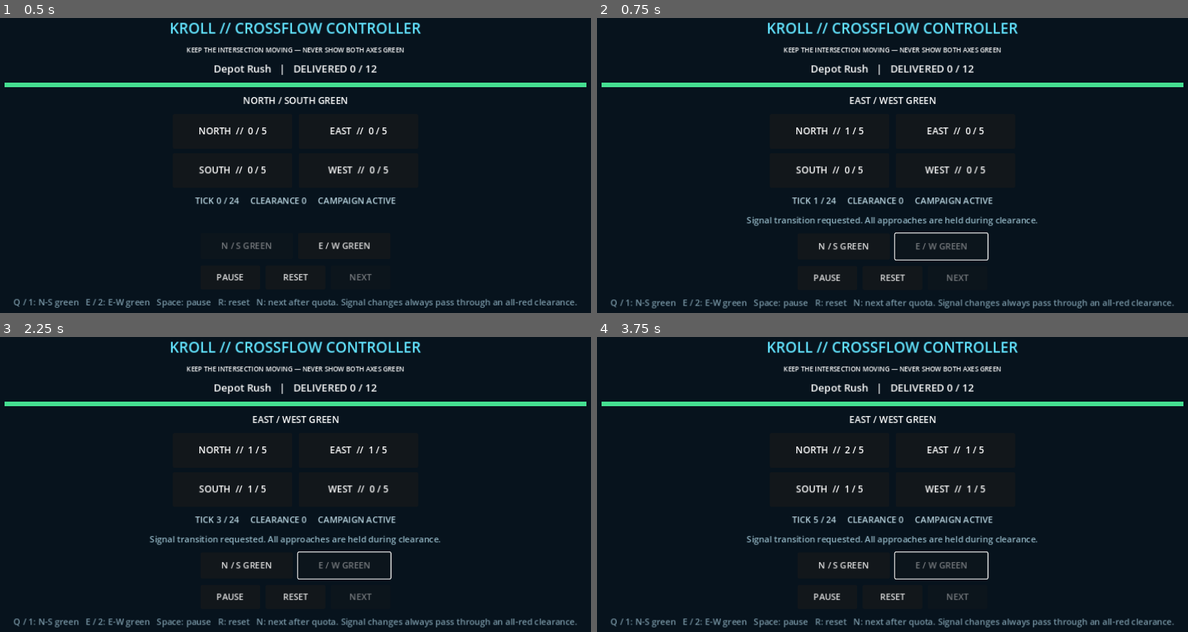
Above: before the commit, frames 1-4 (two rows, left to right).
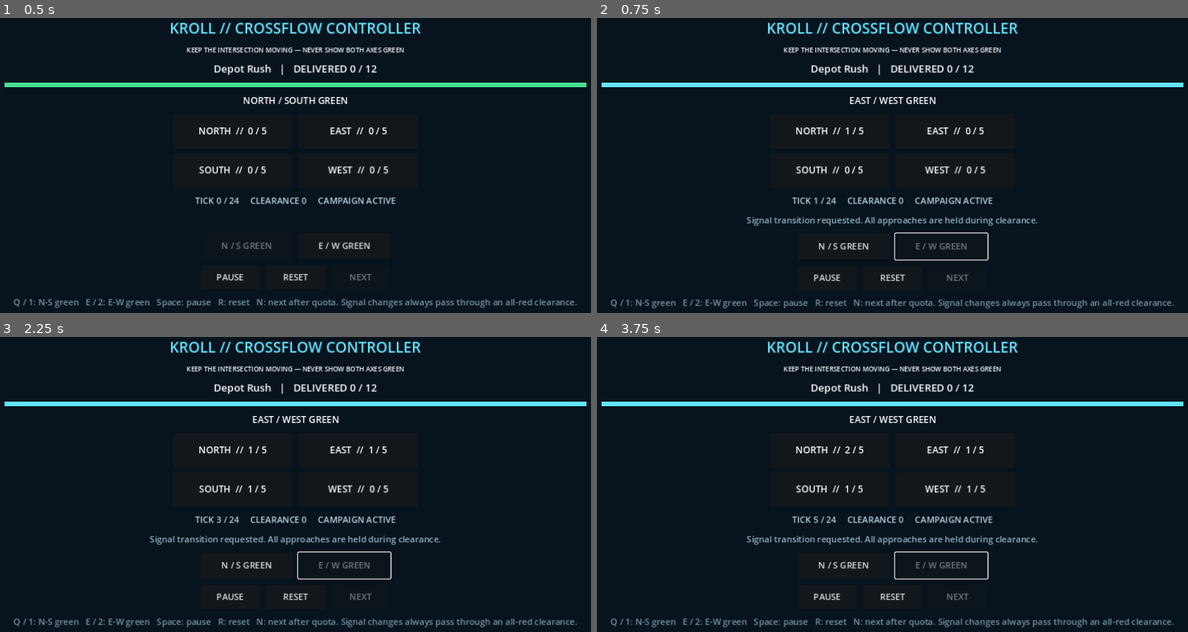
Above: after the commit, the same moments.

Repository: qaqp980520-prog/2126-Survival
Game: Godot game, scene res://main.tscn
Two runs of this game, one before a commit and one after it. Both use one fixed random seed, a clock stepped at 60 frames per second and the inputs below.
Inputs:
- Up to frame 1 (0.5 s): no input
- Up to frame 2 (0.75 s): click "E / W GREEN" at 0.5 s
- Up to frame 3 (2.25 s): click "N / S GREEN" at 1.25 s; click "E / W GREEN" at 2 s
- Up to frame 4 (3.75 s): click "N / S GREEN" at 2.75 s; click "E / W GREEN" at 3.5 s

Frame 1 is identical in both runs. In frame 2, 1.5% of the frame differs, in the area x 0-100%, y 21-24%; in frame 3, 1.5%; in frame 4, 1.5%.

Commit message:
Run 76: polish Crossflow signal UI and campaign state

Diff:
--- a/daily_games/KROLL_Crossflow_Controller/daily_games/KROLL_Crossflow_Controller/main.gd
+++ b/daily_games/KROLL_Crossflow_Controller/daily_games/KROLL_Crossflow_Controller/main.gd
@@ -26,7 +26,7 @@
 	_timer.wait_time = 0.72
 	_timer.one_shot = false
 	add_child(_timer)
-	_timer.timeout.connect(step_once)
+	_timer.timeout.connect(_on_tick_timeout)
 	_timer.start()
 	_refresh_ui()
 
@@ -190,7 +190,7 @@
 	_refresh_ui()
 
 func advance_level() -> bool:
-	if str(_state.get("status", "")) != "won":
+	if _campaign_complete or str(_state.get("status", "")) != "won":
 		return false
 	var next_index: int = int(_state.get("level_index", 0)) + 1
 	if next_index >= RulesScript.get_level_count():
@@ -238,7 +238,7 @@
 		RulesScript.PHASE_NS_GREEN:
 			_phase_light.color = Color("#45df91")
 		RulesScript.PHASE_EW_GREEN:
-			_phase_light.color = Color("#45df91")
+			_phase_light.color = Color("#63e5ff")
 		RulesScript.PHASE_CLEARANCE:
 			_phase_light.color = Color("#f4c65e")
 		_:
@@ -264,4 +264,4 @@
 	if _pause_button != null:
 		_pause_button.text = "RESUME" if _paused else "PAUSE"
 	if _next_button != null:
-		_next_button.disabled = str(_state.get("status", "")) != "won"
+		_next_button.disabled = str(_state.get("status", "")) != "won" or _campaign_complete
--- a/daily_games/KROLL_Crossflow_Controller/main.gd
+++ b/daily_games/KROLL_Crossflow_Controller/main.gd
@@ -26,7 +26,7 @@
 	_timer.wait_time = 0.72
 	_timer.one_shot = false
 	add_child(_timer)
-	_timer.timeout.connect(step_once)
+	_timer.timeout.connect(_on_tick_timeout)
 	_timer.start()
 	_refresh_ui()
 
@@ -190,7 +190,7 @@
 	_refresh_ui()
 
 func advance_level() -> bool:
-	if str(_state.get("status", "")) != "won":
+	if _campaign_complete or str(_state.get("status", "")) != "won":
 		return false
 	var next_index: int = int(_state.get("level_index", 0)) + 1
 	if next_index >= RulesScript.get_level_count():
@@ -238,7 +238,7 @@
 		RulesScript.PHASE_NS_GREEN:
 			_phase_light.color = Color("#45df91")
 		RulesScript.PHASE_EW_GREEN:
-			_phase_light.color = Color("#45df91")
+			_phase_light.color = Color("#63e5ff")
 		RulesScript.PHASE_CLEARANCE:
 			_phase_light.color = Color("#f4c65e")
 		_:
@@ -264,4 +264,4 @@
 	if _pause_button != null:
 		_pause_button.text = "RESUME" if _paused else "PAUSE"
 	if _next_button != null:
-		_next_button.disabled = str(_state.get("status", "")) != "won"
+		_next_button.disabled = str(_state.get("status", "")) != "won" or _campaign_complete
